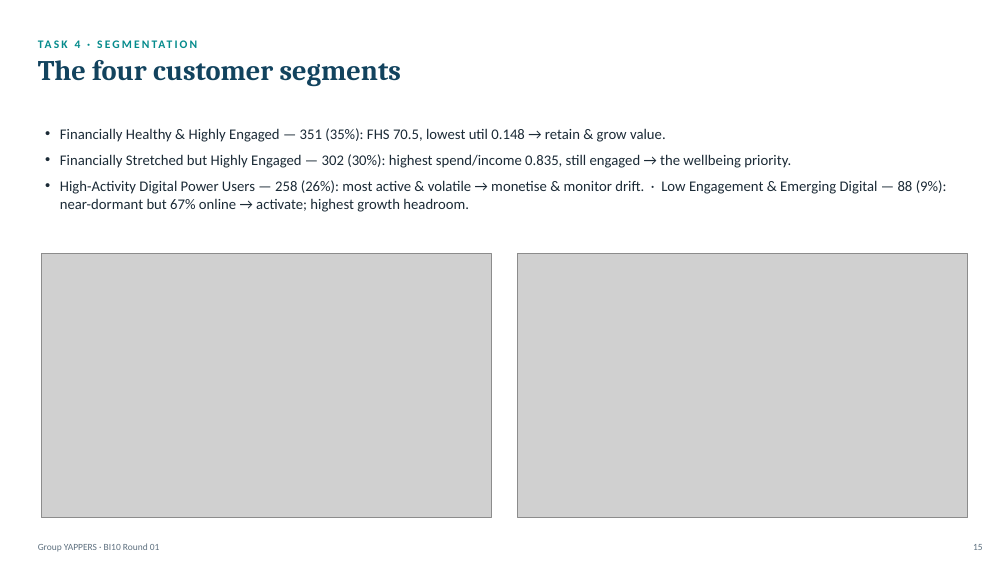
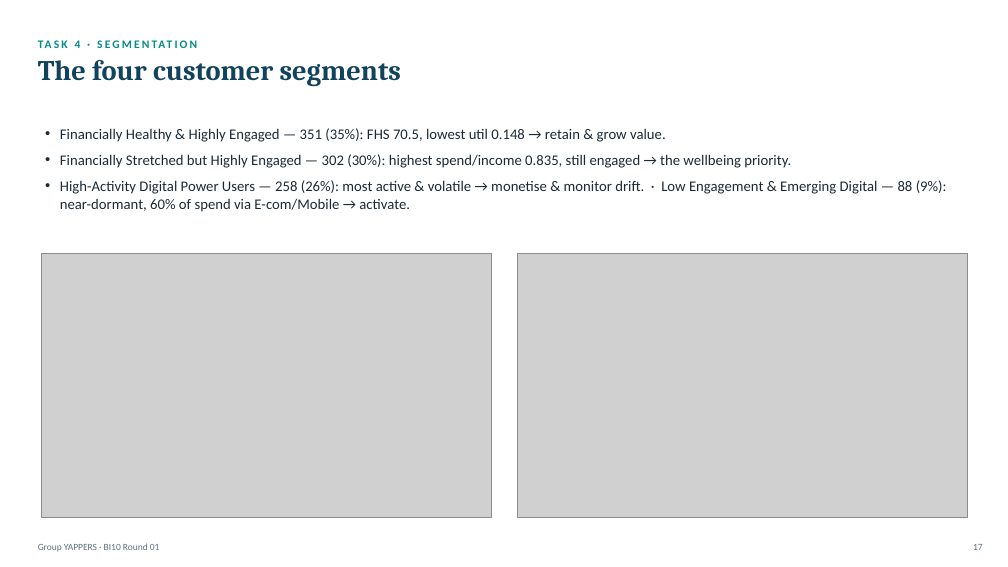
Before and after one commit to thanh-tai-435/BI10GroupYAPPERS, a slide deck: slide 17 of draft/YAPPERS_BI10_R01.pptx (slide 15 before the commit). Drawn at 1008x567 pixels with LibreOffice and Linux fonts; fonts in the diff are those of the drawing; grey boxes stand for pictures. Boxes give left, top, right and bottom in pixels: in the first picture for what was removed or moved away, otherwise in the second. Text is boxed around its words. In the diff, an @@ line names an element or a change of style, - is before the commit and + after.

```diff
--- a/draft/YAPPERS_BI10_R01.pptx
+++ b/draft/YAPPERS_BI10_R01.pptx
@@ text at [60, 180, 947, 212]: text changed @@
-• High-Activity Digital Power Users — 258 (26%): most active & volatile → monetise & monitor drift. · Low Engagement & Emerging Digital — 88 (9%): near-dormant but 67% online → activate; highest growth headroom.
+• High-Activity Digital Power Users — 258 (26%): most active & volatile → monetise & monitor drift. · Low Engagement & Emerging Digital — 88 (9%): near-dormant, 60% of spend via E-com/Mobile → activate.
```
Also in this commit, not shown: 12 other slides changed, 6 slides added, 2 slides removed, 25 other files.
